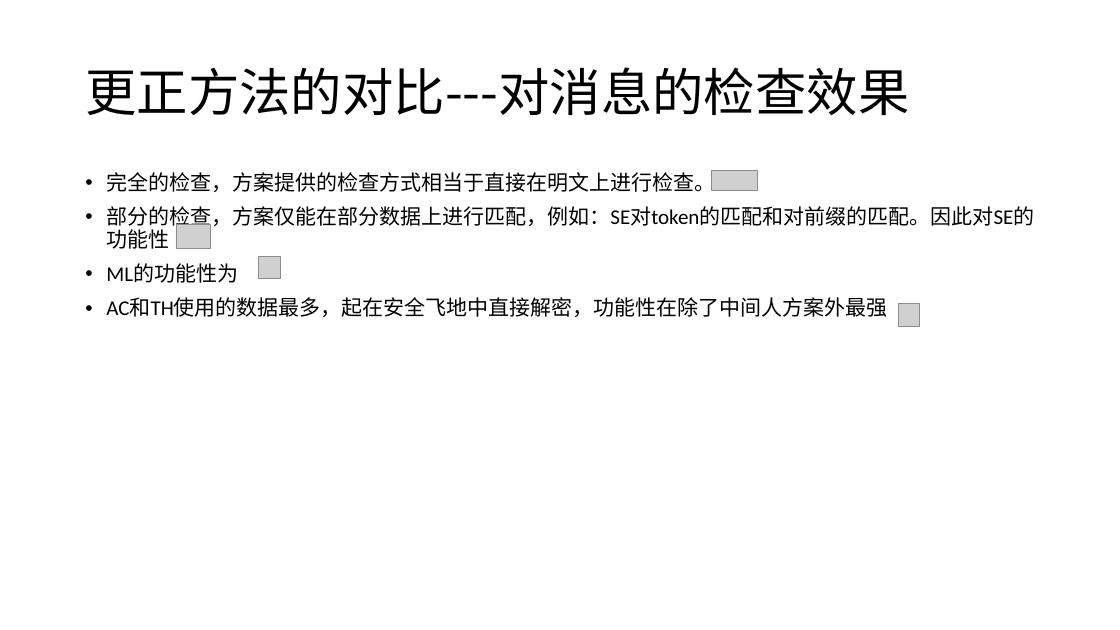
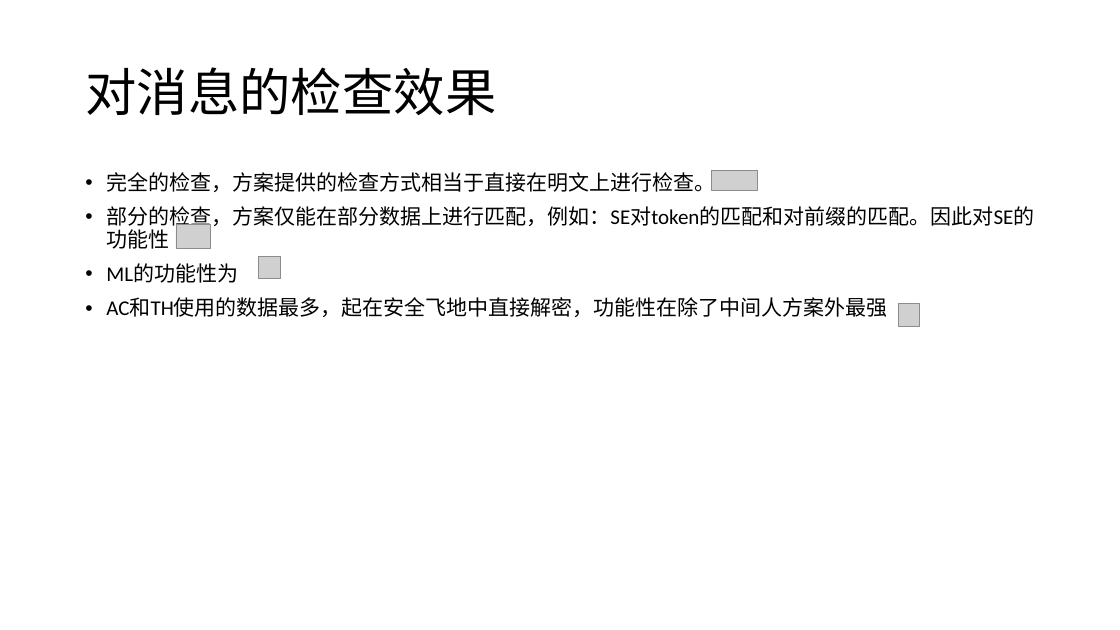
Before and after one commit to mikami-yua/security_papers, a slide deck: slide 35 of 深度包检测.pptx (slide 46 before the commit). Drawn at 1120x630 pixels with LibreOffice and Linux fonts; fonts in the diff are those of the drawing; grey boxes stand for pictures. Boxes give left, top, right and bottom in pixels: in the first picture for what was removed or moved away, otherwise in the second. Text is boxed around its words. In the diff, an @@ line names an element or a change of style, - is before the commit and + after.

```diff
--- a/深度包检测.pptx
+++ b/深度包检测.pptx
@@ title at [85, 67, 496, 115]: text changed @@
-更正方法的对比---对消息的检查效果
+对消息的检查效果
```
Also in this commit, not shown: 32 other slides changed, 9 slides added, 8 slides removed, 19 other files.
